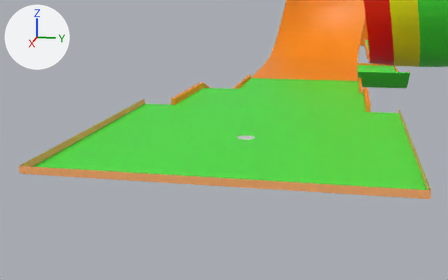
One commit to the glTF model public/m-golf-holes-004.glb: the scene before it, then after it.
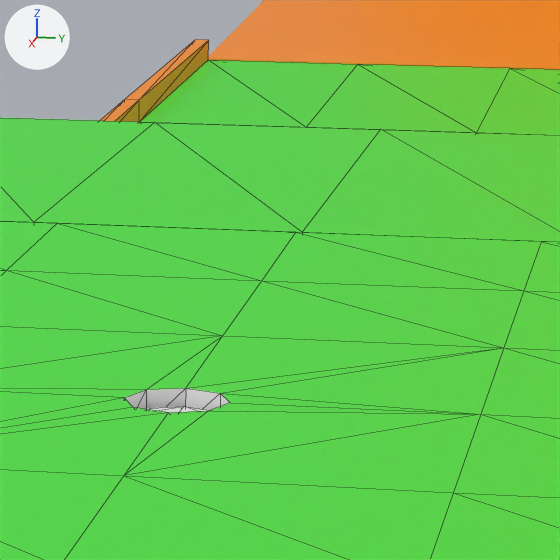
Each version is shown from a 50 mm lens placed at (135.92, -3.41, 0.24), pointed at (124.83, -5.63, -2.53), then close up on the part from 48% to 70% of the width and 24% to 59% of the height. The lights are fixed; the arrows at upper left show +X, +Y and +Z. The older version's two pictures come first. The close-ups show mesh edges as thin lines. Objects named as collision shapes, trigger or cutter boxes, shadow casters or lower levels of detail are left out.

Names of what the first close-up shows: '4_Hole_Visual', '4_Loop_Visual', '4_Post_Loop_Visual' and 1 more.
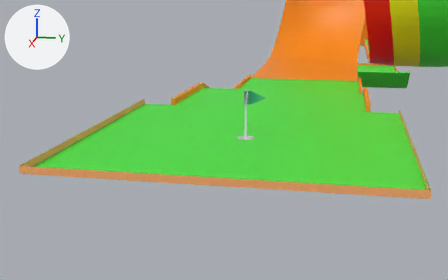
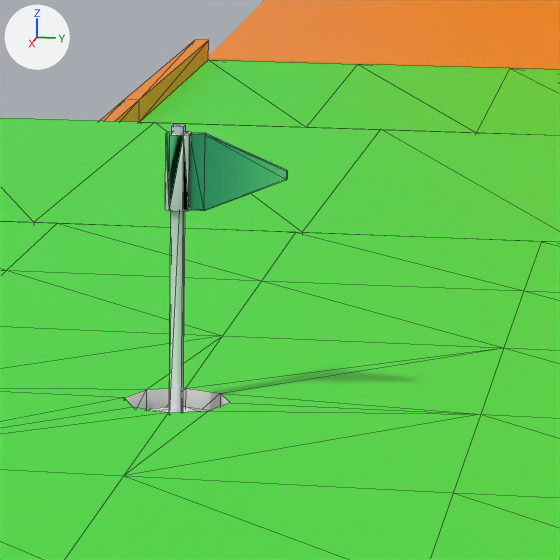
Commit message: Visual: Added End of Hole Flags

Location of each change, [x1, y1, x2, y2] in pixels of the close-ups (560 x 560 px):
'4_Flag_Visual', added: after [165, 124, 288, 413]

The change, as a diff of the scene's bpy script:
```diff
--- a/public/m-golf-holes-004.glb.py
+++ b/public/m-golf-holes-004.glb.py
@@ img_colormap @@
+img_colormap = load_image('colormap', '_unpacked/colormap', 512, 512, 'sRGB')
@@ mat_colormap_017 @@
+mat_colormap_017 = principled_material('colormap.017')
+mat_colormap_017.texture = img_colormap
+mat_colormap_017.roughness = 0.553
@@ me_scene_017 @@
+me_scene_017.from_pydata(...)  # 36 vertices, 58 faces; spans x 124.583..124.661, y -5.291..-4.896, z -2.621..-1.596
+me_scene_017.materials.append(mat_colormap_017)  # picture img_colormap
@@ ob_4_flag_visual @@
+ob_4_flag_visual = bpy.data.objects.new('4_Flag_Visual', me_scene_017)
+ob_4_flag_visual.location = (0.0, 0.0, 0.0)
```
